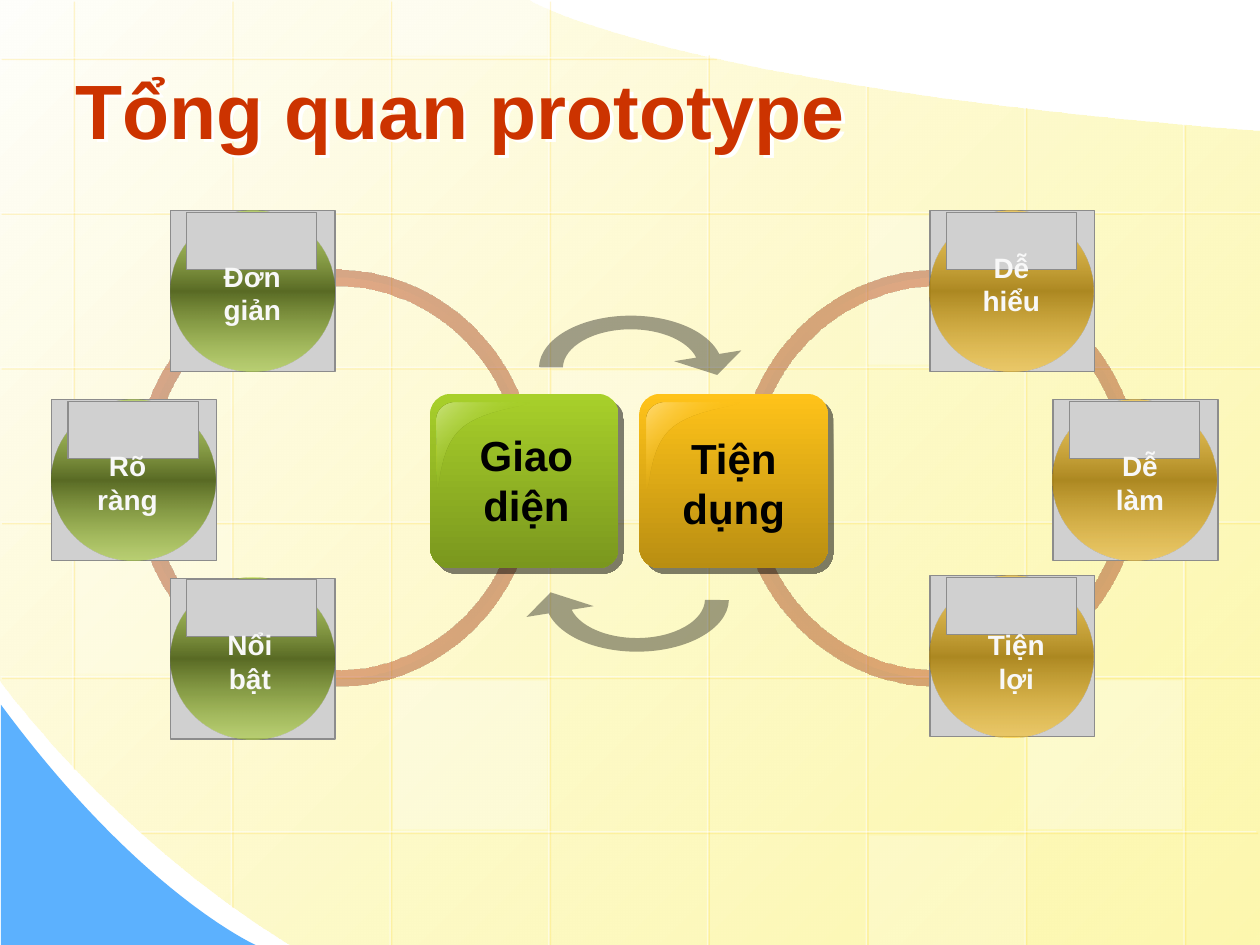
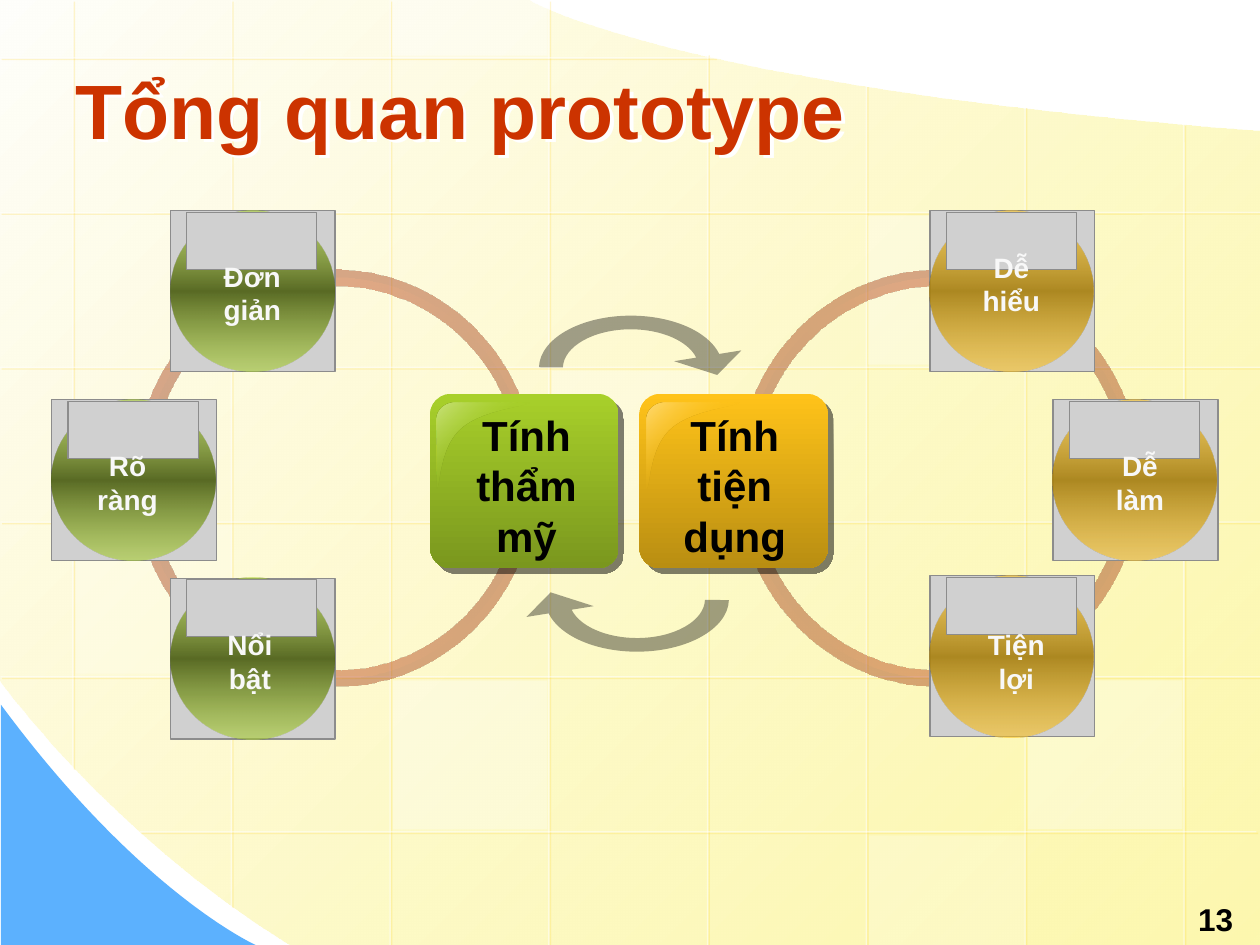
Before and after one commit to wycon/tkgd2008, a slide deck: slide 13 of PA4/4. Slide/WARM.pptx. Drawn at 1260x945 pixels with LibreOffice and Linux fonts; fonts in the diff are those of the drawing; grey boxes stand for pictures; background and template pictures are left out. Boxes give left, top, right and bottom in pixels: in the first picture for what was removed or moved away, otherwise in the second. Text is boxed around its words. In the diff, an @@ line names an element or a change of style, - is before the commit and + after.

```diff
--- a/PA4/4. Slide/WARM.pptx
+++ b/PA4/4. Slide/WARM.pptx
@@ text at bbox=[476, 420, 576, 560]: text changed @@
-Giao diện
+Tính thẩm mỹ
@@ text at bbox=[683, 420, 786, 560]: text changed @@
-Tiện dụng
+Tính tiện dụng
@@ text added at bbox=[1198, 909, 1233, 932], 18 pt, text #000000, bold @@
+13
```
Also in this commit, not shown: 15 other slides changed, 1 other file.
